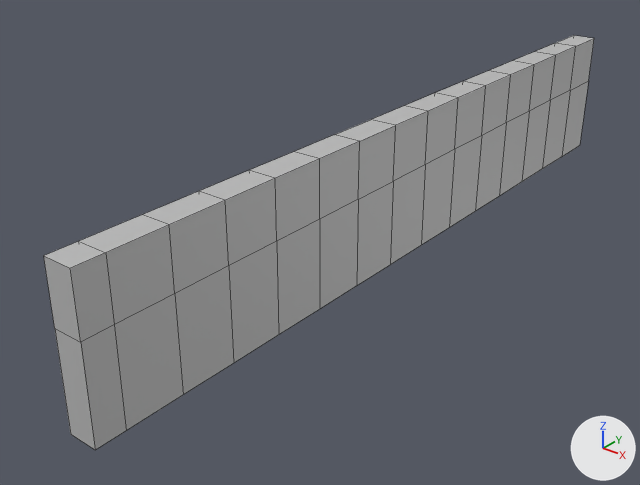
The FBX model somethingsomething/Assets/Model/Environment/cellar/cellarRoomWallBack.fbx as it was, and as the next commit left it.
One viewpoint serves both versions: a 50 mm camera at (26.97, -31.77, 10.09) aimed at (14.51, -16.19, 0.43). Arrows for +X, +Y and +Z are at lower right; the lights stay in place. Mesh edges are drawn as thin lines. Where no turn or scale is listed for an object, it has been applied to the vertices.

Objects in the first picture: 'cellarRoomWallBack'.
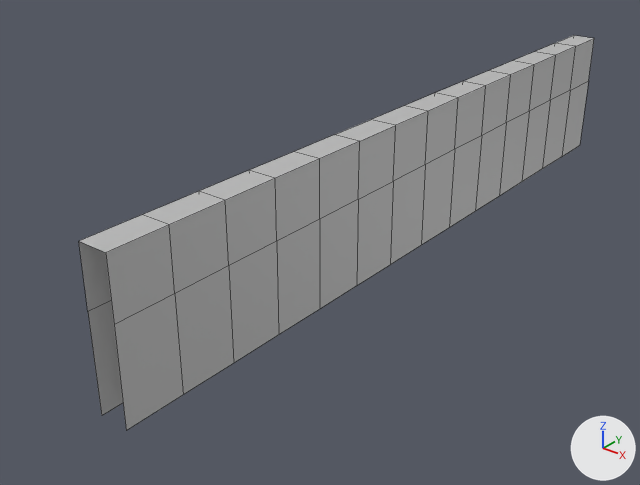
Pixel boxes [x1, y1, x2, y2] of what changed, in the pictures (640 x 485 px):
'cellarRoomWallBack', reshaped (6% narrower): before [44, 35, 594, 450]; after [79, 35, 594, 430]
part 1 of me_mesh, deleted: before [44, 241, 126, 450]

The edits, one by one:
me_mesh has 96 vertices, 75 faces and spans x 0.0..0.7, y -20.3..0.0, z 0.0..3.6.
me_mesh is used by ob_cellarroomwallback; location (15.4, -4.2, 0.0).
Verts and faces of me_mesh; kept vertices keep their numbers, new ones are numbered from 96.
Before the commit, vertices of me_mesh: 85 (0.0, -19.6, 3.6) at pixel (78, 241), 86 (0.7, -19.6, 3.6) at pixel (105, 252), 87 (0.7, -19.6, 2.2) at pixel (114, 324), 89 (0.7, -19.6, 0.0) at pixel (126, 430), 90 (0.0, -20.3, 2.2) at pixel (54, 328).
Before the commit, vertices of me_mesh: 91 (0.0, -20.3, 3.6) at pixel (43, 255), 92 (0.7, -20.3, 2.2) at pixel (80, 342), 93 (0.7, -20.3, 3.6) at pixel (70, 268), 94 (0.7, -20.3, 0.0) at pixel (95, 450), 95 (0.0, -20.3, 0.0) at pixel (70, 434).
Part 1, on me_mesh:
Vertices deleted: 90 to 95 (with the faces that use them).
